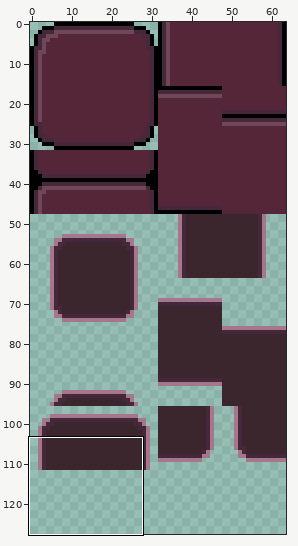
Two states of a pixel-art file, assets/visual/ui/patent_app_tileset.aseprite. The first picture is a wide view before the edit; the outline marks the close-up.
Close-up. Before the commit:
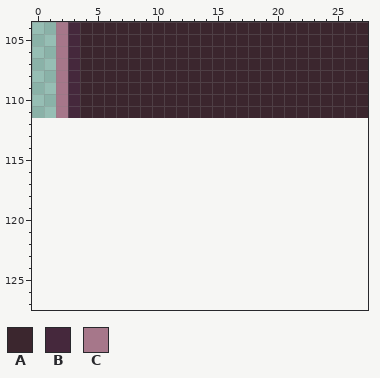
64x112 pixels, 1 frame. Colours within 5 levels of each other are drawn and written as one. Shown: x 0..27, y 104..127. The old version is drawn lined up with the new one, on the new canvas.
Palette (. is transparent): A #3b262e  B #45283c  C #a6778a
Pixels before, first column x 2:
104 CBAAAAAAAAAAAAAAAAAAAAAAAA
105 CBAAAAAAAAAAAAAAAAAAAAAAAA
106 CBAAAAAAAAAAAAAAAAAAAAAAAA
107 CBAAAAAAAAAAAAAAAAAAAAAAAA
108 CBAAAAAAAAAAAAAAAAAAAAAAAA
109 CBAAAAAAAAAAAAAAAAAAAAAAAA
110 CBAAAAAAAAAAAAAAAAAAAAAAAA
111 CBAAAAAAAAAAAAAAAAAAAAAAAA
Now the later version:
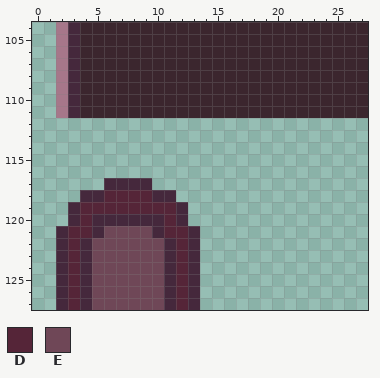
Colours new in this view: D #552538  E #6f4757
Change:
{"change": "canvas 64x112 -> 64x128"}
{"y":117,"x":6,"old":"....","new":"BBBB"}
{"y":118,"x":4,"old":"........","new":"BBDDDDBB"}
{"y":119,"x":3,"old":"..........","new":"BDDDDDDDDB"}
{"y":120,"x":3,"old":"..........","new":"BDBBBBBBDB"}
{"y":121,"x":2,"old":"............","new":"BDDBEEEEBDDB"}
{"y":122,"x":2,"old":"............","new":"BDBEEEEEEBDB"}
{"y":123,"x":2,"old":"............","new":"BDBEEEEEEBDB"}
{"y":124,"x":2,"old":"............","new":"BDBEEEEEEBDB"}
{"y":125,"x":2,"old":"............","new":"BDBEEEEEEBDB"}
{"y":126,"x":2,"old":"............","new":"BDBEEEEEEBDB"}
{"y":127,"x":2,"old":"............","new":"BDBEEEEEEBDB"}
{"label":"added","picture_box":[56,178,200,310]}
